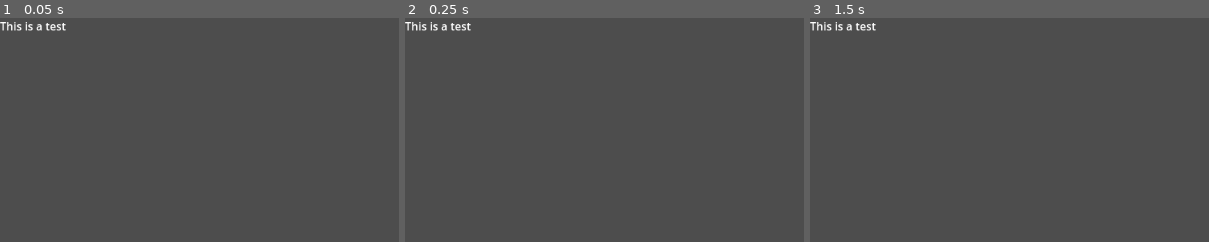
Above: before the commit, frames 1-3 (left to right).
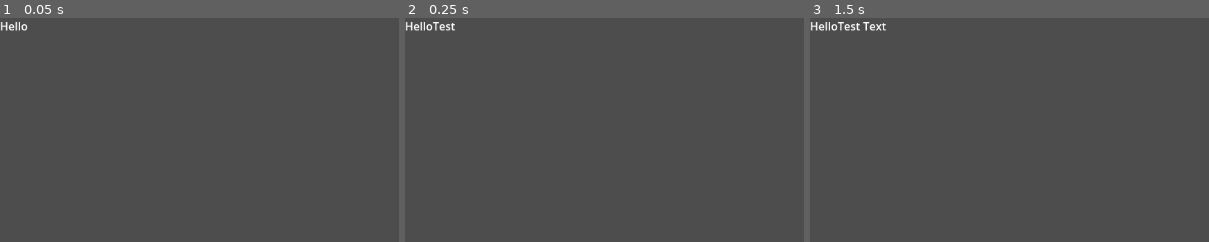
Above: after the commit, the same moments.

Repository: AndreiBondad/brass-game-project
Game: Godot game, scene res://scenes/main_game_scene.tscn
Two runs of this game, one before a commit and one after it. Both use one fixed random seed, a clock stepped at 60 frames per second and the inputs below.
Inputs:
- Up to frame 1 (0.05 s): no input
- Up to frame 2 (0.25 s): no input
- Up to frame 3 (1.5 s): tap Enter at 0.5 s; tap Space at 1.25 s
The pictures show only the part of the screen within x 0-50%, y 0-50%; the shares and areas given below are measured in that part.

The runs differ from the first frame. In frame 1, 0.4% of the frame differs, in the area x 0-17%, y 1-6%; in frame 2, 0.4%; in frame 3, 0.5%, in the area x 0-20%, y 1-6%.

Commit message:
Added text printing to screen

Diff:
--- a/scenes/main_game_scene.tscn
+++ b/scenes/main_game_scene.tscn
@@ -15,5 +15,10 @@
 layout_mode = 0
 offset_right = 640.0
 offset_bottom = 384.0
-text = "This is a test"
 script = ExtResource("1_it2yt")
+
+[node name="TextTimer" type="Timer" parent="MainText"]
+wait_time = 0.06
+autostart = true
+
+[connection signal="timeout" from="MainText/TextTimer" to="MainText" method="_on_timer_timeout"]
--- a/scenes/main_text_script.gd
+++ b/scenes/main_text_script.gd
@@ -1 +1,17 @@
 extends RichTextLabel
+
+var testText = "Test Text"
+var testTextLength = testText.length();
+var count = 0;
+
+func _ready():
+	add_text("Hello")
+
+func _printText():
+	pass
+
+
+func _on_timer_timeout() -> void:
+	if (count < testTextLength):
+		append_text(testText[count]);
+		count = count + 1
